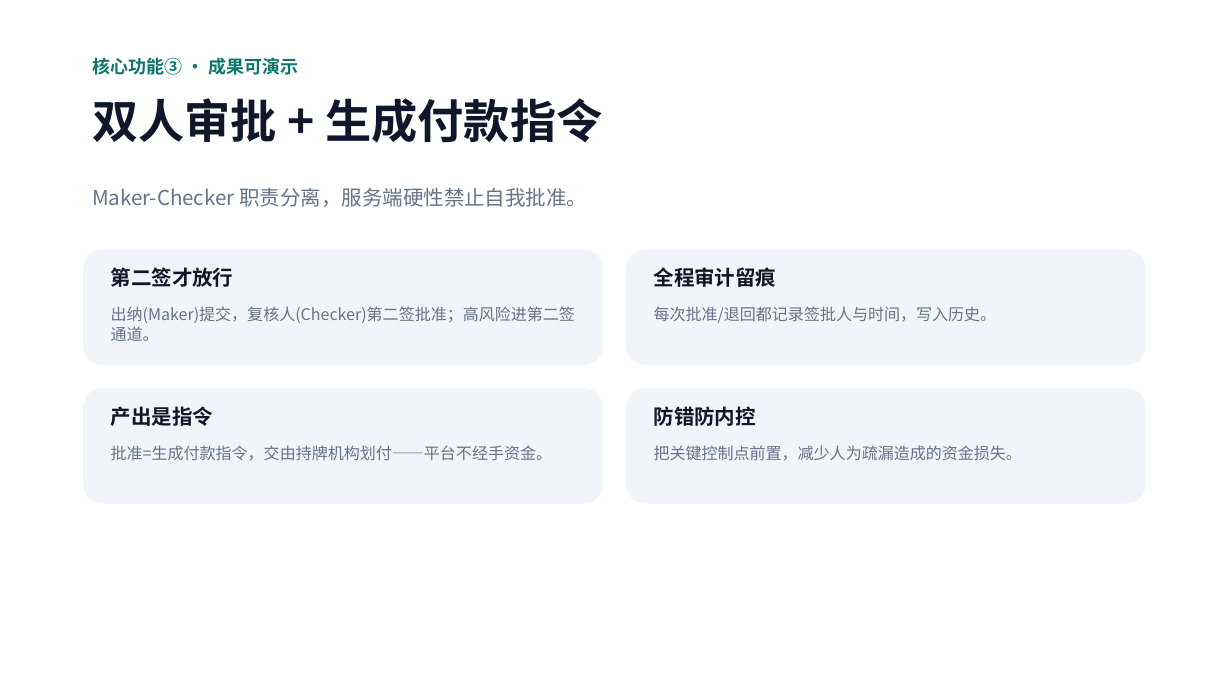
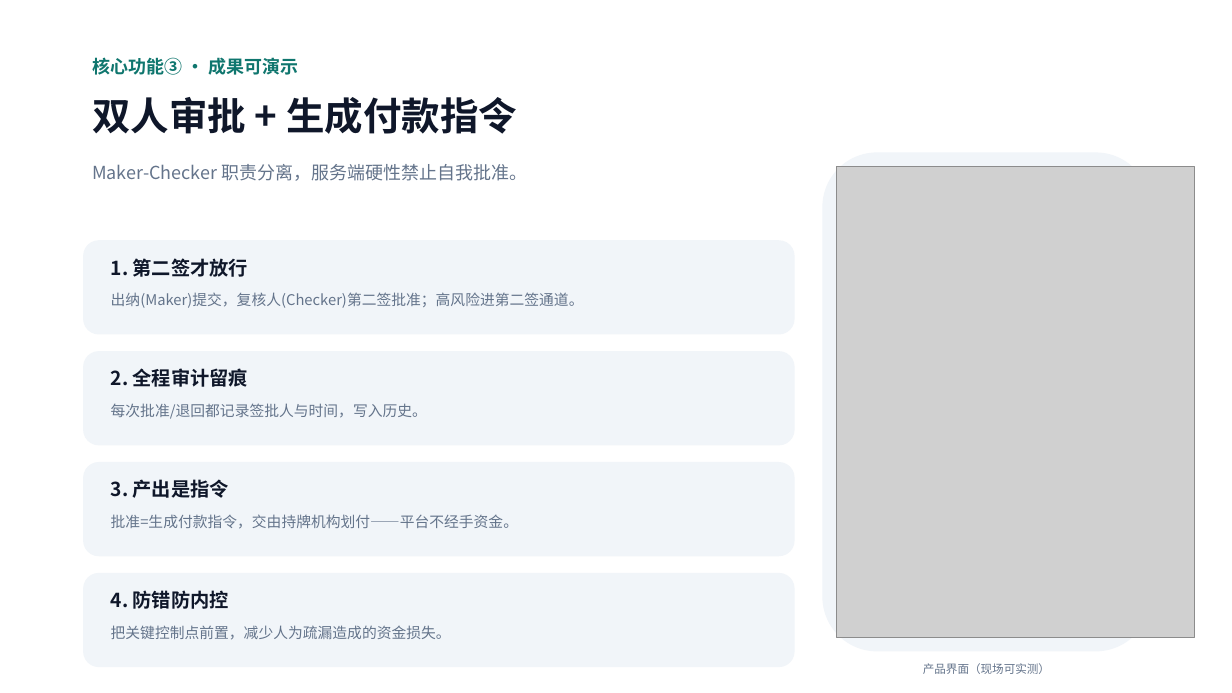
Before and after one commit to Michael-4753/flowguard-payout, a slide deck: slide 7 of public/FlowGuard-Hackathon-Pitch.pptx. Drawn at 1232x693 pixels with LibreOffice and Linux fonts; fonts in the diff are those of the drawing; grey boxes stand for pictures. Boxes give left, top, right and bottom in pixels: in the first picture for what was removed or moved away, otherwise in the second. Text is boxed around its words. In the diff, an @@ line names an element or a change of style, - is before the commit and + after.

```diff
--- a/public/FlowGuard-Hackathon-Pitch.pptx
+++ b/public/FlowGuard-Hackathon-Pitch.pptx
@@ text "双人审批 + 生成付款指令" at bbox=[92, 97, 517, 134]: size 36 to 30 pt @@
@@ text "Maker-Checker 职责分离，服务端硬性禁止自我批准。": place and size @@
-text "Maker-Checker 职责分离，服务端硬性禁止自我批准。" at bbox=[92, 188, 587, 207]
+text "Maker-Checker 职责分离，服务端硬性禁止自我批准。" at bbox=[92, 164, 528, 181]
@@ text "Maker-Checker 职责分离，服务端硬性禁止自我批准。" at bbox=[92, 164, 528, 181]: size 16 to 14 pt @@
@@ rounded rectangle added at bbox=[823, 152, 1151, 652], fill #F1F5F9 @@
@@ picture added at bbox=[836, 166, 1195, 638] @@
@@ rounded rectangle: place and size @@
-rounded rectangle at bbox=[83, 250, 603, 365]
+rounded rectangle at bbox=[83, 240, 795, 335]
@@ text at bbox=[111, 258, 248, 277]: text changed; size 16 to 15 pt @@
-第二签才放行
+1. 第二签才放行
@@ text "出纳(Maker)提交，复核人(Checker)第二签批准；高风险进第二签通道。": place and size @@
-text "出纳(Maker)提交，复核人(Checker)第二签批准；高风险进第二签通道。" at bbox=[111, 306, 575, 341]
+text "出纳(Maker)提交，复核人(Checker)第二签批准；高风险进第二签通道。" at bbox=[111, 292, 584, 308]
@@ rounded rectangle: place and size @@
-rounded rectangle at bbox=[627, 250, 1146, 365]
+rounded rectangle at bbox=[83, 351, 795, 445]
@@ text at bbox=[111, 368, 248, 387]: text changed; size 16 to 15 pt @@
-全程审计留痕
+2. 全程审计留痕
@@ text "每次批准/退回都记录签批人与时间，写入历史。": place and size @@
-text "每次批准/退回都记录签批人与时间，写入历史。" at bbox=[654, 306, 997, 323]
+text "每次批准/退回都记录签批人与时间，写入历史。" at bbox=[111, 403, 427, 419]
@@ rounded rectangle: place and size @@
-rounded rectangle at bbox=[83, 388, 603, 504]
+rounded rectangle at bbox=[83, 462, 795, 556]
@@ text at bbox=[111, 479, 229, 498]: text changed; size 16 to 15 pt @@
-产出是指令
+3. 产出是指令
@@ text "批准=生成付款指令，交由持牌机构划付——平台不经手资金。": place and size @@
-text "批准=生成付款指令，交由持牌机构划付——平台不经手资金。" at bbox=[111, 445, 552, 461]
+text "批准=生成付款指令，交由持牌机构划付——平台不经手资金。" at bbox=[111, 514, 518, 529]
@@ rounded rectangle: place and size @@
-rounded rectangle at bbox=[627, 388, 1146, 504]
+rounded rectangle at bbox=[83, 573, 795, 667]
@@ text at bbox=[111, 590, 229, 609]: text changed; size 16 to 15 pt @@
-防错防内控
+4. 防错防内控
@@ size 12.5 to 11.5 pt in 4 elements at bbox=[111, 292, 584, 308], bbox=[111, 514, 518, 529], bbox=[111, 403, 427, 419], bbox=[111, 625, 451, 640] @@
@@ text "把关键控制点前置，减少人为疏漏造成的资金损失。": place and size @@
-text "把关键控制点前置，减少人为疏漏造成的资金损失。" at bbox=[654, 445, 1022, 461]
+text "把关键控制点前置，减少人为疏漏造成的资金损失。" at bbox=[111, 625, 451, 640]
@@ text added at bbox=[923, 663, 1050, 674], 9 pt, text #64748B @@
+产品界面（现场可实测）
```
Also in this commit, not shown: 3 other slides changed, 1 slide added.
